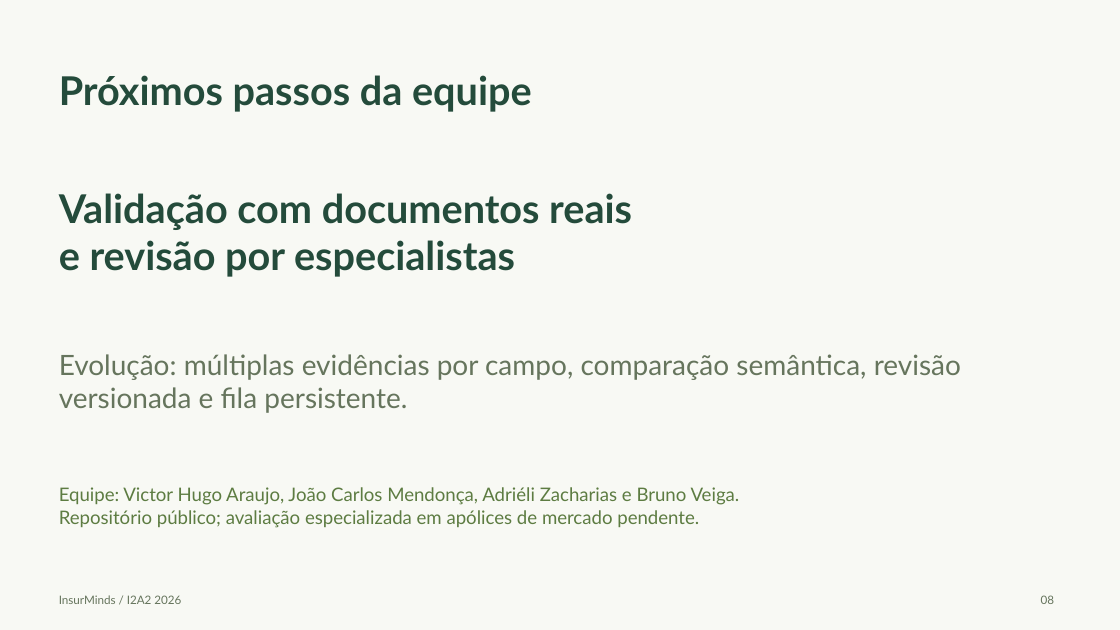
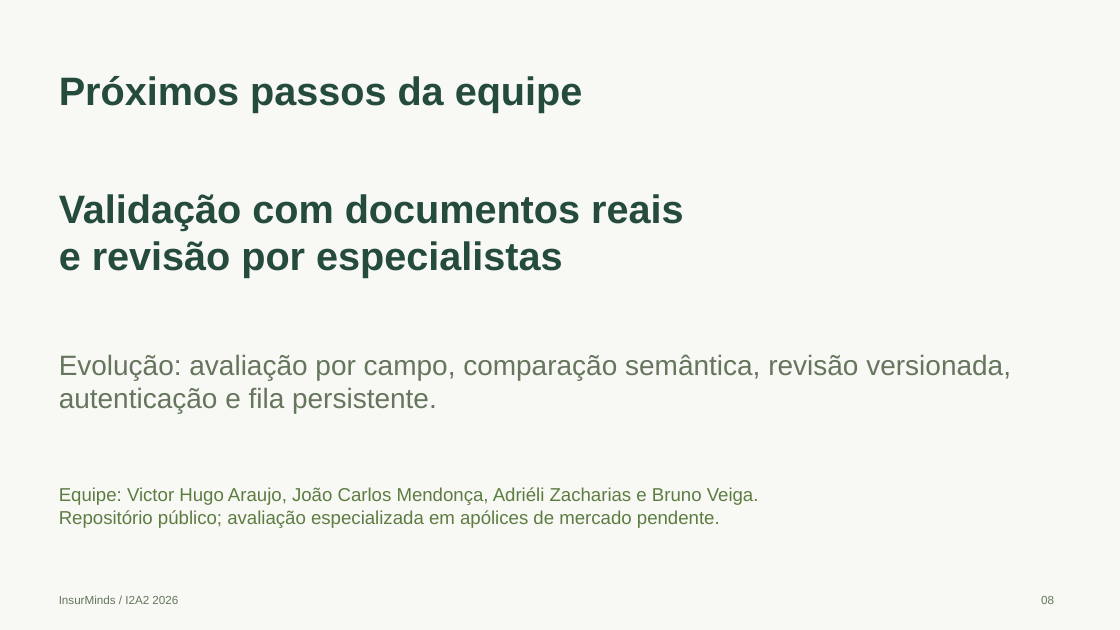
Before and after one commit to vicTmm/i2a2-desafio-final, a slide deck: slide 8 of Projeto_Final_Artefatos/InsurMinds_Projeto_Final.pptx. Drawn at 1120x630 pixels with LibreOffice and Linux fonts; fonts in the diff are those of the drawing. Boxes give left, top, right and bottom in pixels: in the first picture for what was removed or moved away, otherwise in the second. Text is boxed around its words. In the diff, an @@ line names an element or a change of style, - is before the commit and + after.

```diff
--- a/Projeto_Final_Artefatos/InsurMinds_Projeto_Final.pptx
+++ b/Projeto_Final_Artefatos/InsurMinds_Projeto_Final.pptx
@@ text at (59, 354, 1011, 414): text changed; font Lato to Arial @@
-Evolução: múltiplas evidências por campo, comparação semântica, revisão versionada e fila persistente.
+Evolução: avaliação por campo, comparação semântica, revisão versionada, autenticação e fila persistente.
@@ font Lato to Arial in 4 elements at (59, 76, 583, 113), (59, 595, 178, 604), (59, 194, 684, 278), (59, 487, 759, 528) @@
```
Also in this commit, not shown: 7 other slides changed, 38 other files.
